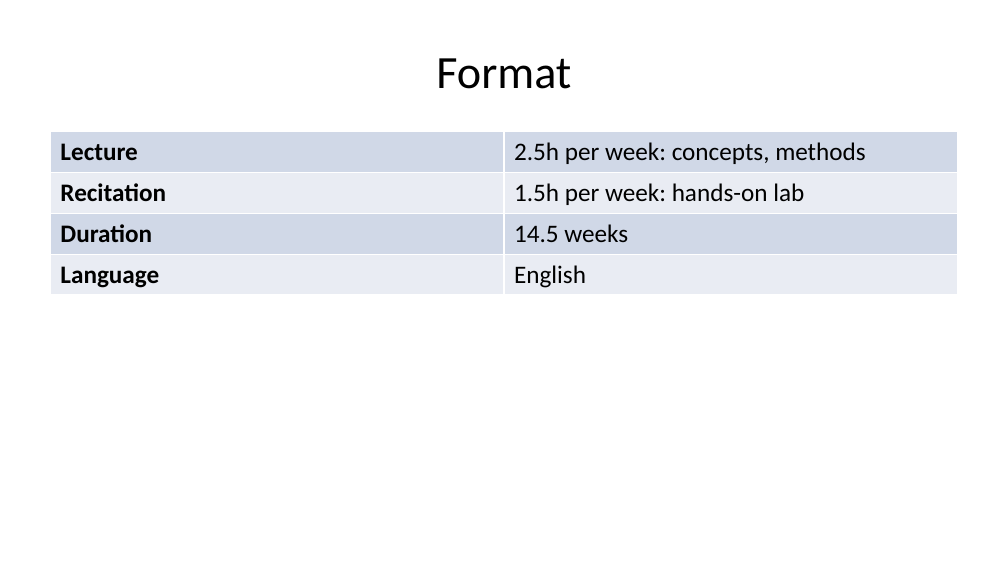
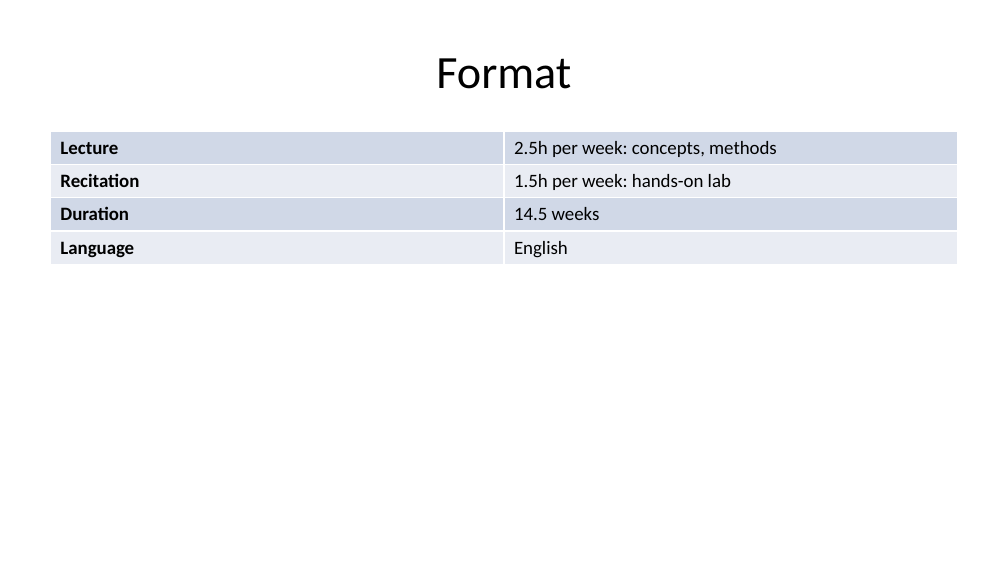
Before and after one commit to pauldubois98/AdcancedTopicsDataScience2026, a slide deck: slide 6 of Course01/slides.pptx. Drawn at 1008x567 pixels with LibreOffice and Linux fonts; fonts in the diff are those of the drawing. Boxes give left, top, right and bottom in pixels: in the first picture for what was removed or moved away, otherwise in the second. Text is boxed around its words. In the diff, an @@ line names an element or a change of style, - is before the commit and + after.

```diff
--- a/Course01/slides.pptx
+++ b/Course01/slides.pptx
@@ table at [50,132,958,264] @@
@@ fill #D0D8E8 to #D0D8E7 in 4 cells @@
@@ fill #E9EDF4 to #E9ECF3 in 4 cells @@
@@ size 18 to 13.5 pt @@
@@ borders changed @@
```
Also in this commit, not shown: 26 other slides changed, 1 other file.
